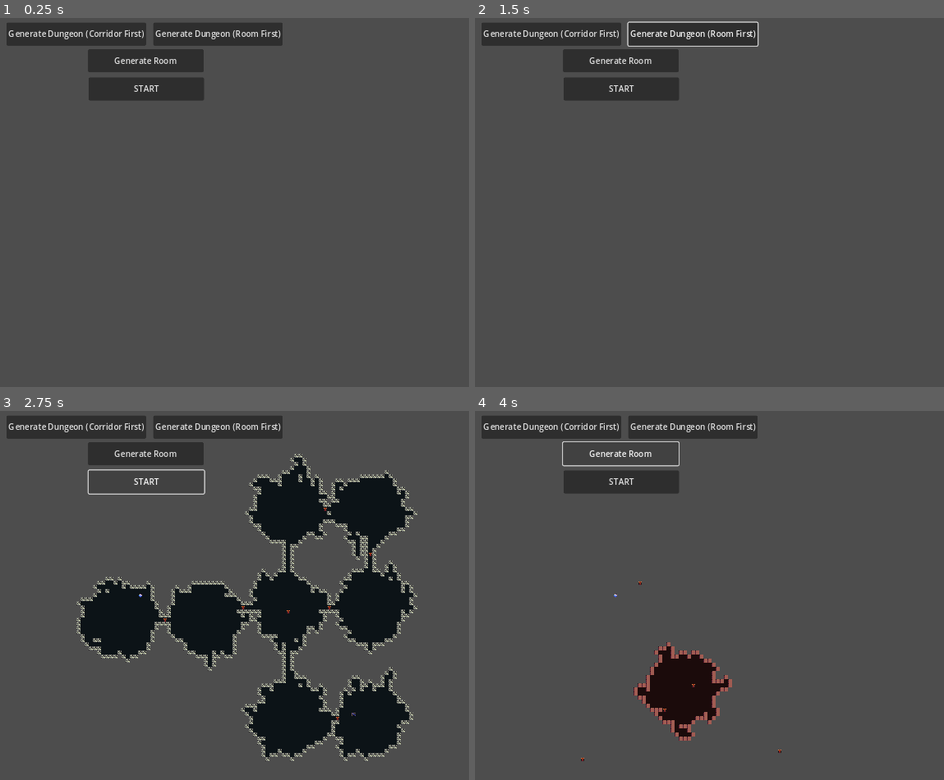
Above: before the commit, frames 1-4 (two rows, left to right).
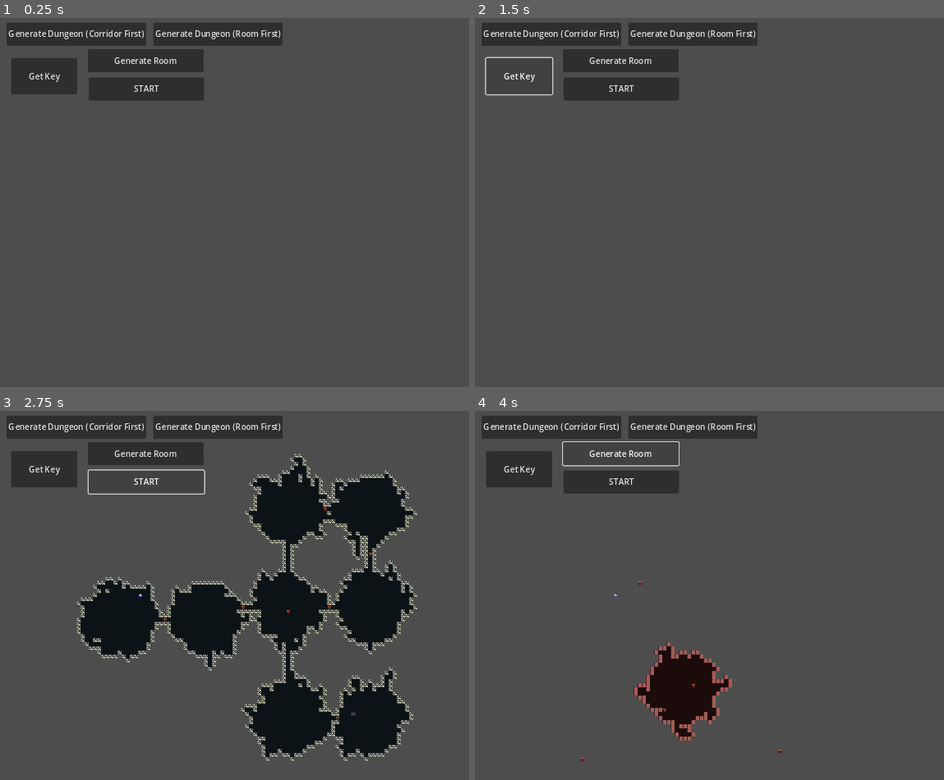
Above: after the commit, the same moments.

Repository: WizardsNStuff/Zealot-of-Wanderlust
Game: Godot game, scene res://Proc Gen/proc_gen.tscn
Two runs of this game, one before a commit and one after it. Both use one fixed random seed, a clock stepped at 60 frames per second and the inputs below. This scene is started directly instead of the project's main scene.
Inputs (mouse positions are in pixels of both pictures, inside the frame that each line leads up to):
- Up to frame 1 (0.25 s): no input
- Up to frame 2 (1.5 s): click "Generate Dungeon (Room First)" at 0.5 s; click (517, 77) at 1.25 s, where only the run after the commit has a clickable "Get Key"
- Up to frame 3 (2.75 s): click "START" at 2 s
- Up to frame 4 (4 s): click "START" at 2.75 s; click "Generate Room" at 3.5 s

The runs differ from the first frame. In frame 1, 1.4% of the frame differs, in the area x 2-17%, y 10-21%; in frame 2, 0.5%; in frame 3, 1.4%; in frame 4, 1.4%.

Commit message:
added door locking and key mechanic - added next floor reload

Diff:
--- a/zealot-of-wanderlust/Proc Gen/player.gd
+++ b/zealot-of-wanderlust/Proc Gen/player.gd
@@ -2,11 +2,3 @@
 class_name Player
 
 @export var speed = 5000
-
-func get_input():
-	var input_direction = Input.get_vector("ui_left", "ui_right", "ui_up", "ui_down")
-	velocity = input_direction * speed
-
-func _physics_process(delta):
-	get_input()
-	move_and_slide()
--- a/zealot-of-wanderlust/Proc Gen/proc_gen.tscn
+++ b/zealot-of-wanderlust/Proc Gen/proc_gen.tscn
@@ -85,10 +85,12 @@
 texture_region_size = Vector2i(32, 32)
 7:16/0 = 0
 8:16/0 = 0
+8:16/0/physics_layer_0/polygon_0/points = PackedVector2Array(-12, -4, 12, -4, 12, 12, -12, 12)
 9:19/0 = 0
 
 [sub_resource type="TileSet" id="TileSet_oibp5"]
 tile_size = Vector2i(32, 32)
+physics_layer_0/collision_layer = 1
 sources/2 = SubResource("TileSetAtlasSource_8kxg4")
 
 [sub_resource type="TileSetAtlasSource" id="TileSetAtlasSource_8jxqj"]
@@ -97,6 +99,7 @@
 0:16/0 = 0
 1:16/0 = 0
 2:16/0 = 0
+2:16/0/physics_layer_0/polygon_0/points = PackedVector2Array(-16, -16, 16, -16, 16, 16, -16, 16)
 3:16/0 = 0
 4:16/0 = 0
 5:16/0 = 0
@@ -104,20 +107,21 @@
 
 [sub_resource type="TileSet" id="TileSet_redgw"]
 tile_size = Vector2i(32, 32)
+physics_layer_0/collision_layer = 1
 sources/3 = SubResource("TileSetAtlasSource_8jxqj")
 
 [sub_resource type="RectangleShape2D" id="RectangleShape2D_7hbav"]
 size = Vector2(13, 27)
 
-[node name="ProcGen" type="Node" node_paths=PackedStringArray("proc_gen_data", "floor_tilemap_layer", "wall_tilemap_layer", "staircase_tilemap_layer", "door_tilemap_layer", "player", "room_draw_testing_script")]
+[node name="ProcGen" type="Node" node_paths=PackedStringArray("proc_gen_data", "floor_tilemap_layer", "wall_tilemap_layer", "staircase_tilemap_layer", "door_tilemap_layer", "doors", "player")]
 script = ExtResource("1_5ancx")
 proc_gen_data = NodePath("ProcGenData")
 floor_tilemap_layer = NodePath("Floor")
 wall_tilemap_layer = NodePath("Wall")
 staircase_tilemap_layer = NodePath("Staircase")
 door_tilemap_layer = NodePath("Door")
+doors = NodePath("Doors")
 player = NodePath("Player")
-room_draw_testing_script = NodePath("ProcGenView/RoomTest")
 
 [node name="ProcGenData" type="Node" parent="."]
 script = ExtResource("2_fqe3b")
@@ -134,13 +138,14 @@
 room_offset = 3
 random_walk_room = true
 
-[node name="ProcGenView" type="CanvasLayer" parent="." node_paths=PackedStringArray("proc_gen_controller", "gen_room_btn", "corridor_first_btn", "room_first_btn", "start_btn")]
+[node name="ProcGenView" type="CanvasLayer" parent="." node_paths=PackedStringArray("proc_gen_controller", "gen_room_btn", "corridor_first_btn", "room_first_btn", "start_btn", "key_btn")]
 script = ExtResource("3_2tjgd")
 proc_gen_controller = NodePath("..")
 gen_room_btn = NodePath("GenRoomBtn")
 corridor_first_btn = NodePath("CorridorFirstBtn")
 room_first_btn = NodePath("RoomFirstBtn")
 start_btn = NodePath("StartBtn")
+key_btn = NodePath("GetKey")
 
 [node name="GenRoomBtn" type="Button" parent="ProcGenView"]
 offset_left = 538.0
@@ -170,6 +175,13 @@
 offset_bottom = 161.0
 text = "START"
 
+[node name="GetKey" type="Button" parent="ProcGenView"]
+offset_left = 388.0
+offset_top = 78.0
+offset_right = 517.0
+offset_bottom = 149.0
+text = "Get Key"
+
 [node name="RoomTest" type="Node2D" parent="ProcGenView"]
 script = ExtResource("4_k33gb")
 
@@ -188,6 +200,8 @@
 [node name="Door" type="TileMapLayer" parent="."]
 tile_set = SubResource("TileSet_redgw")
 script = ExtResource("8_gloib")
+
+[node name="Doors" type="Node" parent="."]
 
 [node name="Player" type="CharacterBody2D" parent="."]
 visible = false
--- a/zealot-of-wanderlust/Proc Gen/proc_gen_controller.gd
+++ b/zealot-of-wanderlust/Proc Gen/proc_gen_controller.gd
@@ -16,11 +16,16 @@
 # the tilemap layer for the doors
 @export var door_tilemap_layer : DoorTileMapLayer
 
+@export var room_draw_testing_script : RoomDrawTesting
+
+@export var doors : Node
+
 @export var player : Player
 
 var dungeon_created : bool = false
 var generated_rooms : Array = []
-var exit_location : Vector2i
+var exit_location : Vector2i = Vector2i()
+var has_key : bool = false
 
 # runs the procedural generation for creating the floor layout and walls
 # this method generates the floor positions using a random walk algorithm
@@ -1029,6 +1034,11 @@
 
 func start_level() -> void:
 	var room_nodes = []
+	dungeon_created = false
+	generated_rooms = []
+	exit_location = Vector2i()
+	has_key = false
+
 	var valid_generation = room_first_gen(room_nodes)
 
 	if (!valid_generation):
@@ -1187,6 +1197,9 @@
 	clear_tiles(wall_tilemap_layer)
 	clear_tiles(staircase_tilemap_layer)
 	clear_tiles(door_tilemap_layer)
+
+	for door in doors.get_children(true):
+		door.queue_free()
 
 	var rooms_dict_array : Array[RoomNode] = []
 
@@ -1271,6 +1284,7 @@
 	paint_single_tile(staircase_tilemap_layer, staircase_tilemap_layer.atlas_id, random_position, staircase_tilemap_layer.upward_staircase_tile_atlas_position)
 
 func add_doors_to_corridors(room_nodes):
+	var door_number : int = 1
 	for room_node in room_nodes:
 		if room_node.has_outgoing_corridor():
 			var outgoing_corridor : Array = room_node.outgoing_corridor
@@ -1294,8 +1308,17 @@
 				return false
 
 			door_position = corridor_exclusive_tiles[corridor_exclusive_tiles.size() / 2]
-			paint_single_tile(door_tilemap_layer, door_tilemap_layer.atlas_id, door_position, door_tilemap_layer.door_tile_atlas_position)
-
+
+			var new_door_tilemap_layer = TileMapLayer.new()
+
+			new_door_tilemap_layer.tile_set = door_tilemap_layer.tile_set
+			new_door_tilemap_layer.name = "Door" + str(door_number)
+			new_door_tilemap_layer.set_cell(door_position, door_tilemap_layer.atlas_id, door_tilemap_layer.door_tile_atlas_position)
+
+			doors.add_child(new_door_tilemap_layer, true)
+			#paint_single_tile(door_tilemap_layer, door_tilemap_layer.atlas_id, door_position, door_tilemap_layer.door_tile_atlas_position)
+
+			door_number += 1
 			#for position in outgoing_corridor:
 				#if !room_dict["floor_positions"].keys().has(position):
 					#door_position = position
@@ -1426,15 +1449,28 @@
 		all_tiles.merge(room_node.room_tiles)
 	return all_tiles
 
-func player_entered_staircase(player_global_position):
-	var player_tile_position = staircase_tilemap_layer.local_to_map(player_global_position)
-	if (player_tile_position == exit_location):
-		return true
-	return false
+func give_player_key():
+	has_key = true
+	print("gave player 1 key")
+
+
+
 
 func _physics_process(delta: float) -> void:
 	if dungeon_created:
-		if player_entered_staircase(player.global_position):
-			print("PLAYER ENTERED STAIRS")
-
-@export var room_draw_testing_script : RoomDrawTesting
+		var input_direction = Input.get_vector("ui_left", "ui_right", "ui_up", "ui_down")
+		player.velocity = input_direction * player.speed
+		var player_collision = player.move_and_slide()
+
+		if (player_collision):
+			for i in player.get_slide_collision_count():
+				var collision = player.get_slide_collision(i)
+				var collider = collision.get_collider()
+				var collider_name = collider.name
+
+				if (collider_name.contains("Door")):
+					if (has_key):
+						collider.queue_free()
+						has_key = false
+				if (collider_name.contains("Staircase")):
+					start_level()
--- a/zealot-of-wanderlust/Proc Gen/proc_gen_view.gd
+++ b/zealot-of-wanderlust/Proc Gen/proc_gen_view.gd
@@ -6,12 +6,14 @@
 @export var corridor_first_btn : Button
 @export var room_first_btn : Button
 @export var start_btn : Button
+@export var key_btn : Button
 
 func _ready() -> void:
 	gen_room_btn.pressed.connect(proc_gen_controller.run_proc_gen)
 	corridor_first_btn.pressed.connect(proc_gen_controller.corridor_first_generation)
 	room_first_btn.pressed.connect(proc_gen_controller.room_first_gen)
 	start_btn.pressed.connect(proc_gen_controller.start_level)
+	key_btn.pressed.connect(proc_gen_controller.give_player_key)
 
 
 func _process(_delta: float) -> void:
